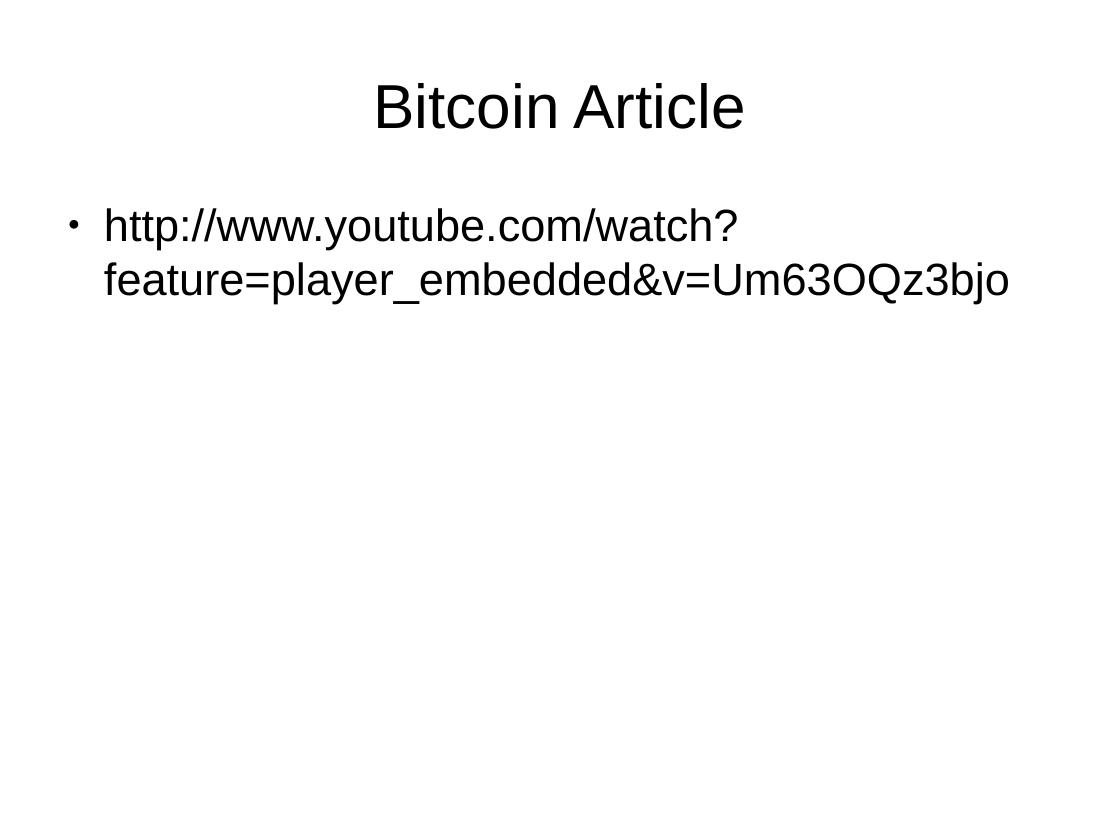
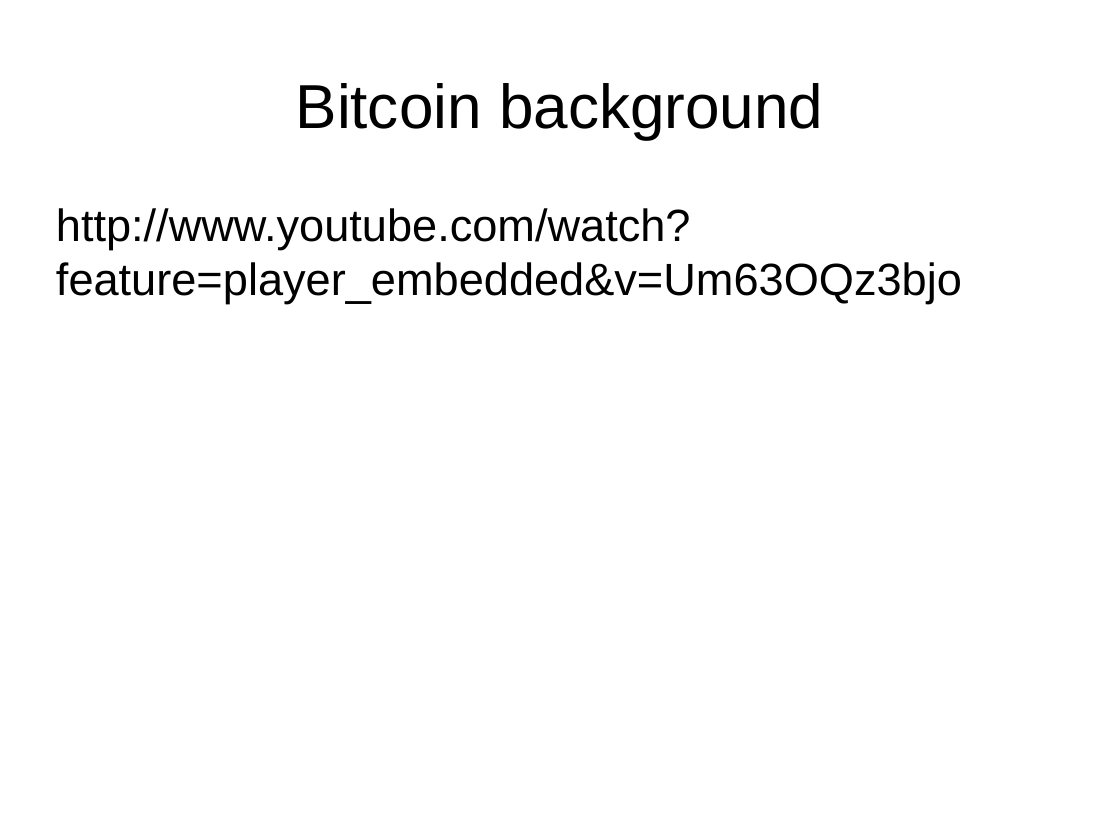
Before and after one commit to muff1nman/ClassNotes, a slide deck: slide 7 of Econ/Group_Presentation.odp (slide 6 before the commit). Drawn at 1120x840 pixels with LibreOffice and Linux fonts; fonts in the diff are those of the drawing. Boxes give left, top, right and bottom in pixels: in the first picture for what was removed or moved away, otherwise in the second. Text is boxed around its words. In the diff, an @@ line names an element or a change of style, - is before the commit and + after.

```diff
--- a/Econ/Group_Presentation.odp
+++ b/Econ/Group_Presentation.odp
@@ title at box(296, 83, 823, 139): text changed @@
-Bitcoin Article
+Bitcoin background
@@ text "http://www.youtube.com/watch?feature=player_embedded&v=Um63O ..." at box(56, 208, 962, 304): bullet ● to none @@
```
Also in this commit, not shown: 1 other slide changed, 2 slides added, 2 other files.
